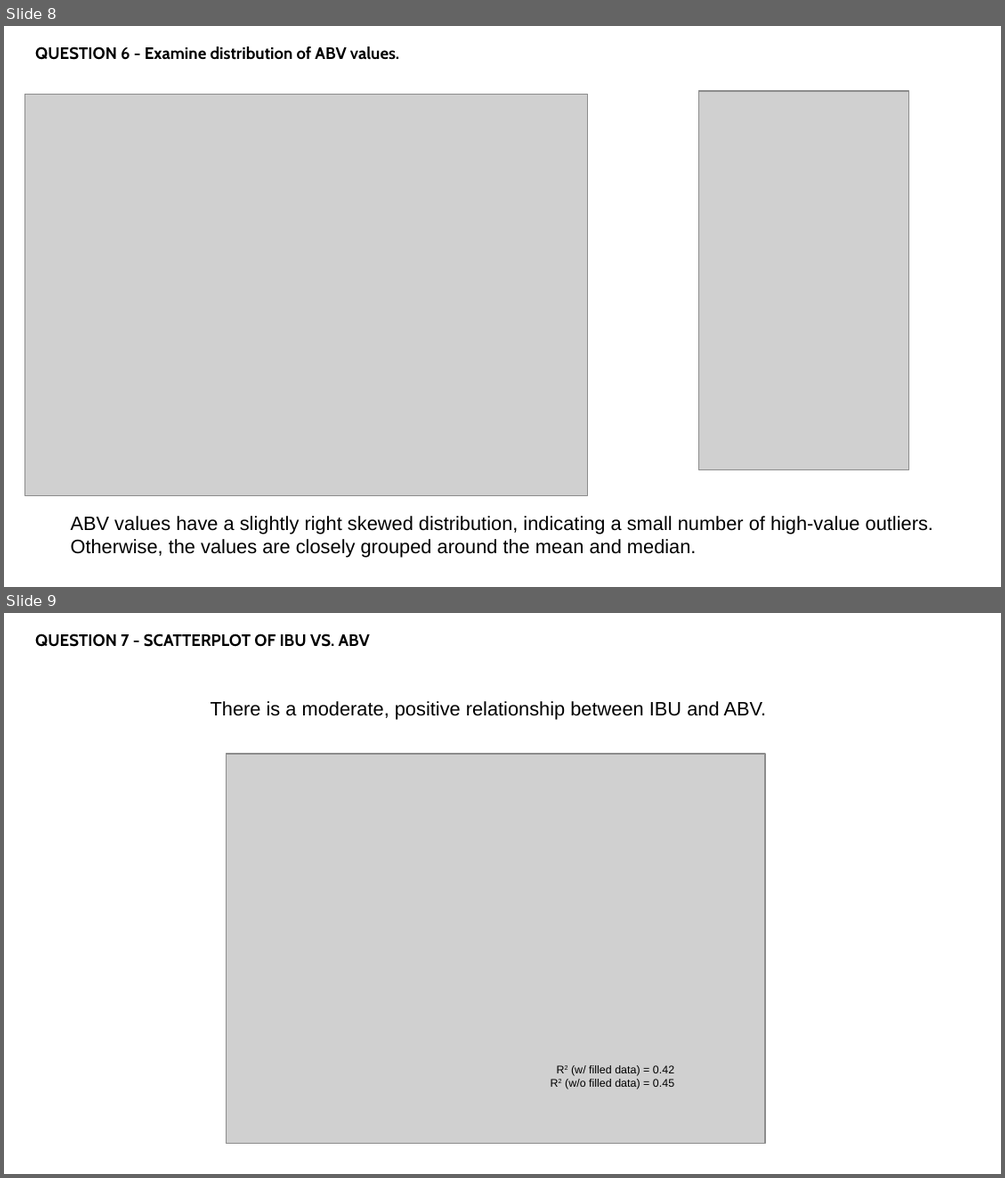
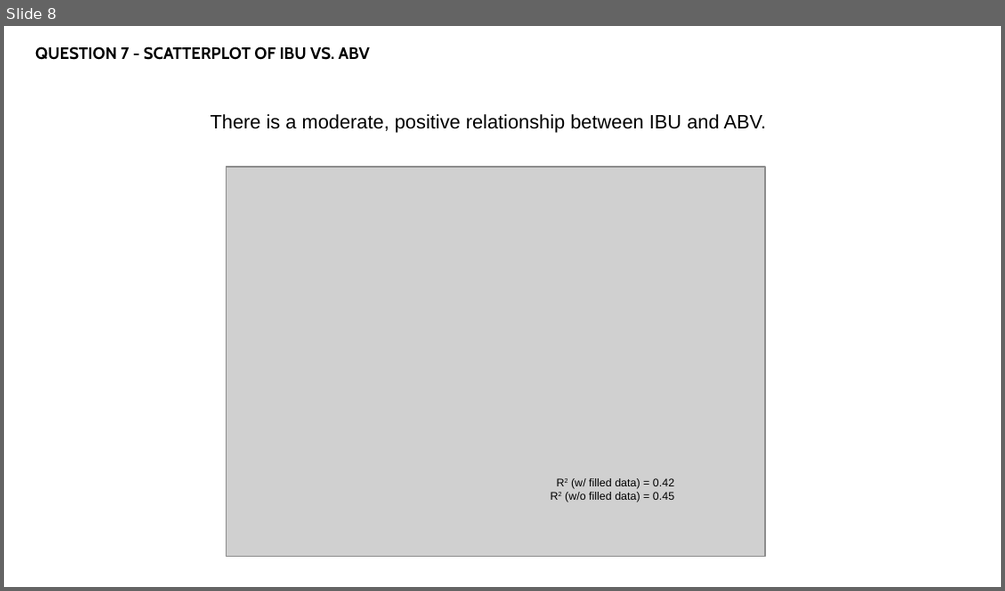
Before and after one commit to rmpalmer/MSDS6306_Fall2019_proj1, a slide deck: CaseStudy_EDA_Palmer_Garrity.pptx. Shown one above the other, each under a label of ours: slides 8 and 9 before the commit, slide 8 after it. The pictures are 1005x1178 and 1005x591 pixels, drawn with LibreOffice and Linux fonts; fonts in the diff are those of the drawing; grey boxes stand for pictures. Boxes give left, top, right and bottom in pixels: in the first picture for what was removed or moved away, otherwise in the second. Text is boxed around its words. In the diff, an @@ line names an element or a change of style, - is before the commit and + after.

```diff
--- a/CaseStudy_EDA_Palmer_Garrity.pptx
+++ b/CaseStudy_EDA_Palmer_Garrity.pptx
@@ slide 8 removed at [4,26,1001,587], background #FFFFFF @@
@@ text removed at [35,46,399,60] @@
-QUESTION 6 - Examine distribution of ABV values.
@@ picture removed at [25,94,587,496] @@
@@ picture removed at [699,91,908,469] @@
@@ text removed at [71,516,933,557] @@
-ABV values have a slightly right skewed distribution, indicating a small number of high-value outliers.
-Otherwise, the values are closely grouped around the mean and median.
@@ what was slide 9 is now slide 8 @@
```
Also in this commit, not shown: 3 slides changed, 9 slides added, 4 other slides removed.
